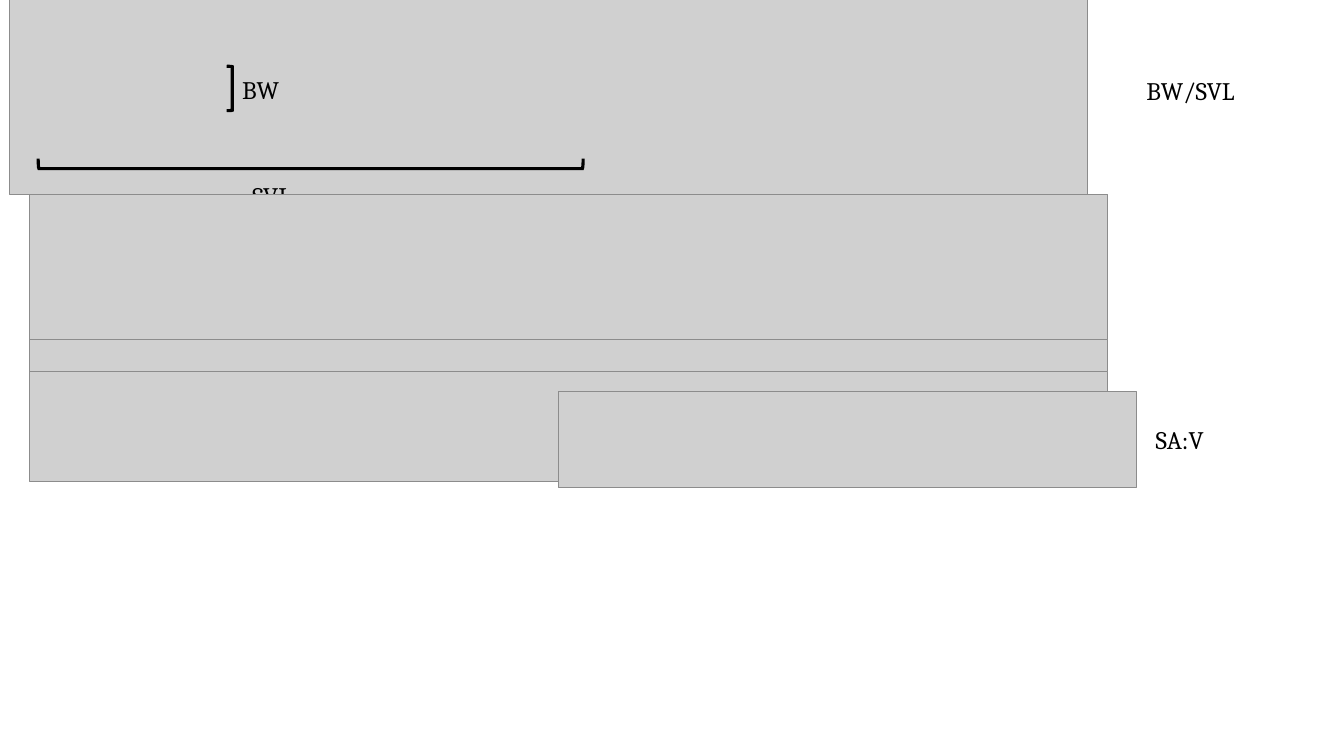
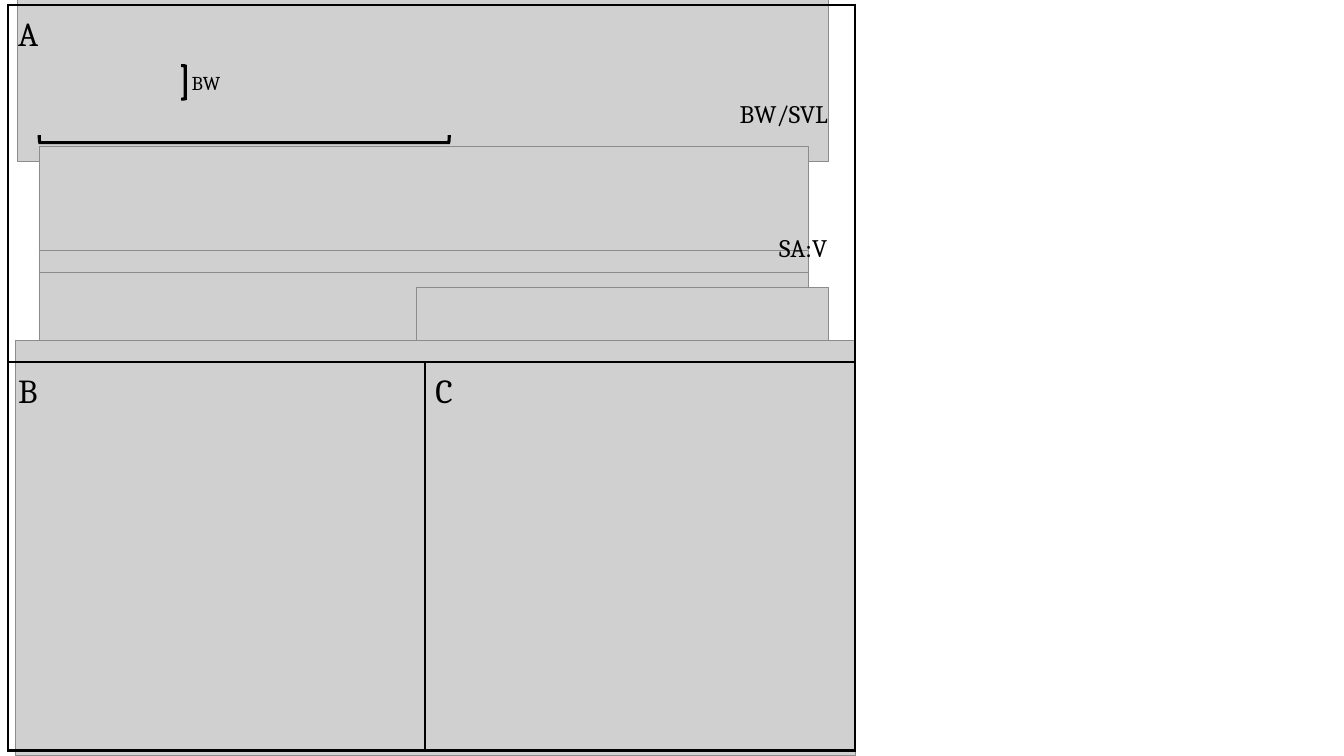
Before and after one commit to ebaken/2020-Adams_Baken_and_Collyer, a slide deck: slide 1 of Figures/Fig5_A.pptx. Drawn at 1344x756 pixels with LibreOffice and Linux fonts; fonts in the diff are those of the drawing; grey boxes stand for pictures. Boxes give left, top, right and bottom in pixels: in the first picture for what was removed or moved away, otherwise in the second. Text is boxed around its words. In the diff, an @@ line names an element or a change of style, - is before the commit and + after.

```diff
--- a/Figures/Fig5_A.pptx
+++ b/Figures/Fig5_A.pptx
@@ rectangle added at [8,5,855,362], outline #000000 1.5 pt @@
@@ picture: place and size @@
-picture at [10,0,1088,195]
+picture at [18,0,829,162]
@@ text added at [18,23,38,46], 24 pt, text #000000 @@
+A
@@ text "BW": place and size @@
-text "BW" at [242,82,279,99]
+text "BW" at [192,77,221,90]
@@ text "BW" at [192,77,221,90]: size 18 to 14 pt @@
@@ right bracket: place and size @@
-right bracket at [227,67,232,111]
+right bracket at [181,66,186,99]
@@ text "BW/SVL": place and size @@
-text "BW/SVL" at [1146,82,1234,103]
+text "BW/SVL" at [740,105,828,126]
@@ picture: place and size @@
-picture at [30,195,1108,340]
+picture at [39,147,809,251]
@@ right bracket: place and size @@
-right bracket at [38,159,583,169]
+right bracket at [40,135,450,143]
@@ text "SVL" at [203,145,233,170]: size 18 to 14 pt @@
@@ text "SVL": place and size @@
-text "SVL" at [252,188,291,195]
+text "SVL" at [203,145,233,170]
@@ picture: place and size @@
-picture at [30,209,1108,403]
+picture at [39,156,809,295]
@@ text "SA:V" rewrapped from [1156,432,1204,449] to [779,234,827,263] @@
@@ picture: place and size @@
-picture at [30,371,1108,482]
+picture at [39,273,809,352]
@@ picture: place and size @@
-picture at [559,391,1137,488]
+picture at [416,287,829,356]
@@ picture added at [15,341,855,756] @@
@@ rectangle added at [8,362,855,750], outline #000000 1.5 pt @@
@@ text added at [18,380,37,403], 24 pt, text #000000 @@
+B
@@ line added from (425, 363) to (425, 751), #000000 1.5 pt @@
@@ text added at [435,380,452,404], 24 pt, text #000000 @@
+C
```
Also in this commit, not shown: 6 other files.
